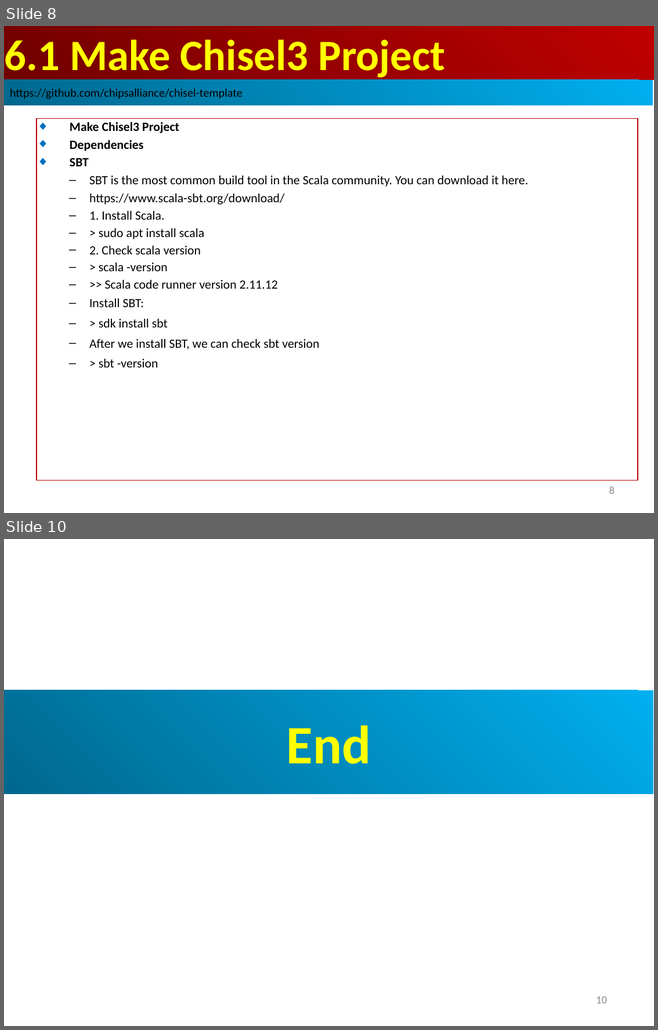
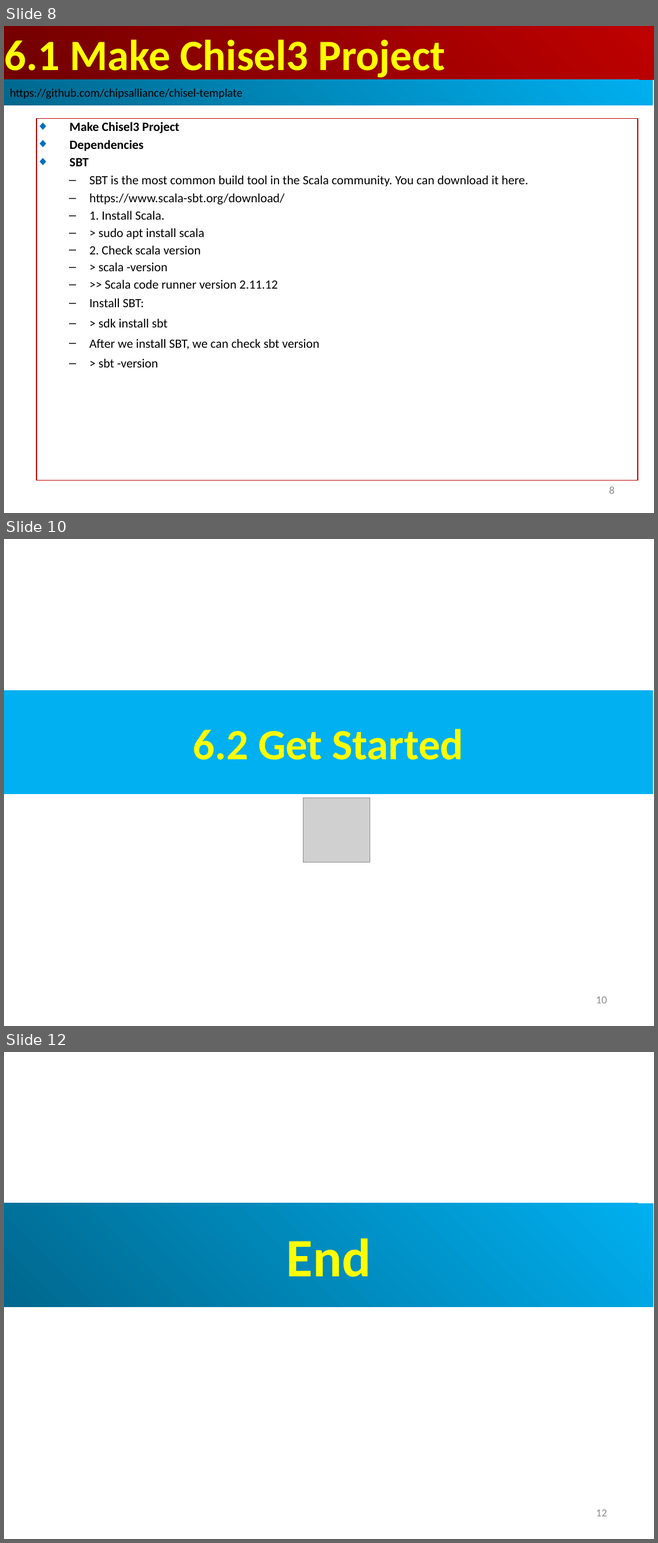
Before and after one commit to peterhchen/AIU_CS800_Chisel, a slide deck: 700_Dev_Guide/006_Project/000_Video/006_Project.ppt. Shown one above the other, each under a label of ours: slides 8 and 10 before the commit, slides 8, 10 and 12 after it; the slides between them are not shown. The pictures are 658x1030 and 658x1543 pixels, drawn with LibreOffice and Linux fonts; fonts in the diff are those of the drawing; grey boxes stand for pictures. Boxes give left, top, right and bottom in pixels: in the first picture for what was removed or moved away, otherwise in the second. Text is boxed around its words. In the diff, an @@ line names an element or a change of style, - is before the commit and + after.

```diff
--- a/700_Dev_Guide/006_Project/000_Video/006_Project.ppt
+++ b/700_Dev_Guide/006_Project/000_Video/006_Project.ppt
@@ slide 10 added at [4, 539, 654, 1026], background #FFFFFF @@
@@ rectangle added at [4, 690, 652, 794], fill #00B0F0, 48 pt, text #FFFF00, bold @@
+6.2 Get Started
@@ picture added at [303, 798, 370, 863] @@
@@ page number added at [596, 997, 607, 1004], 12 pt, text #8B8B8B @@
+10
@@ what was slide 10 is now slide 12 @@
@@ page number at [596, 1510, 607, 1517]: text changed @@
-10
+12
```
Also in this commit, not shown: 1 slide changed, 1 other slide added.
